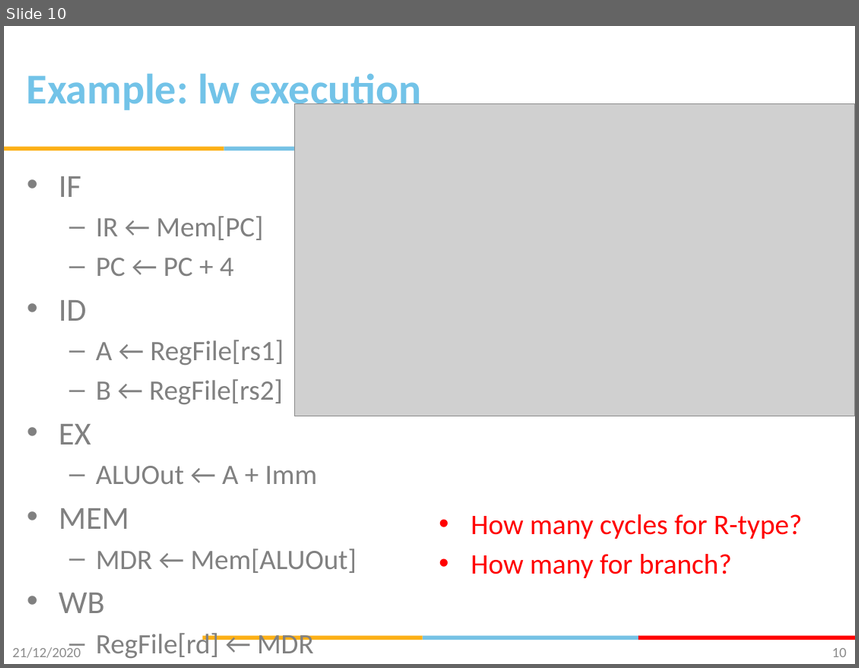
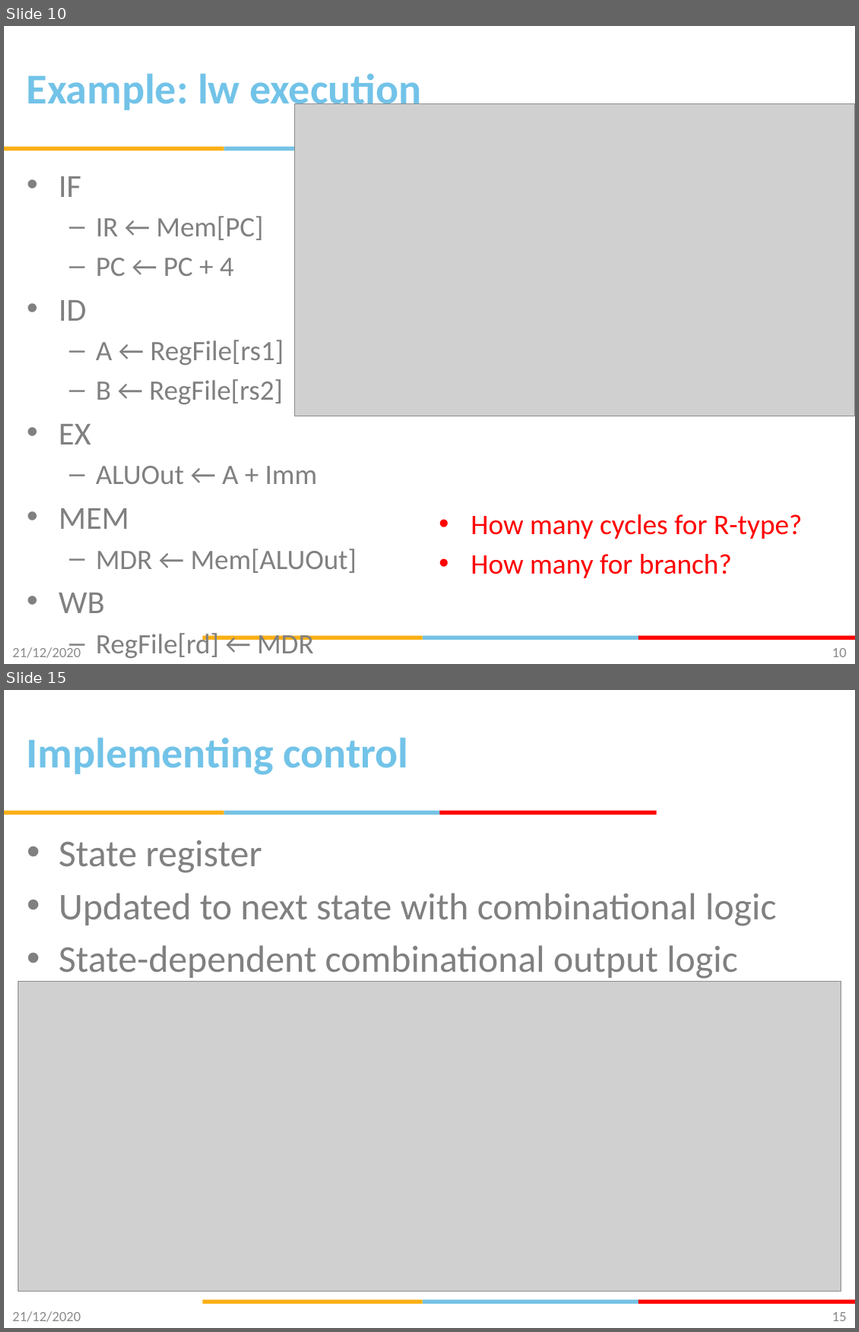
Before and after one commit to gsaurabhr-teaching/cs-f342-material, a slide deck: Lec-12-13-multi-cycle-cpu.pptx. Shown one above the other, each under a label of ours: slide 10 before the commit, slides 10 and 15 after it; the slides between them are not shown. The pictures are 859x668 and 859x1332 pixels, drawn with LibreOffice and Linux fonts; fonts in the diff are those of the drawing; grey boxes stand for pictures; background and template pictures are left out. Boxes give left, top, right and bottom in pixels: in the first picture for what was removed or moved away, otherwise in the second. Text is boxed around its words. In the diff, an @@ line names an element or a change of style, - is before the commit and + after.

```diff
--- a/Lec-12-13-multi-cycle-cpu.pptx
+++ b/Lec-12-13-multi-cycle-cpu.pptx
@@ slide 15 added at (4, 690, 855, 1328), background #FFFFFF; not listed: 5 template elements that a slide beside it also shows @@
@@ title added at (27, 737, 408, 775), 36 pt, text #72C3E8, bold @@
+Implementing control
@@ rectangle added at (439, 811, 657, 815), fill #FF0000 @@
@@ text added at (59, 840, 776, 982), 32 pt, text #808080 @@
+• State register
+• Updated to next state with combinational logic
+• State-dependent combinational output logic
@@ picture added at (18, 981, 842, 1016) @@
@@ picture added at (18, 981, 94, 1291) @@
@@ picture added at (18, 981, 842, 1035) @@
@@ picture added at (18, 981, 842, 1291) @@
@@ text added at (12, 1312, 81, 1322), 12 pt, text #8C8C8C @@
+21/12/2020
@@ page number added at (832, 1312, 847, 1322), 12 pt, text #898989 @@
+15
```
Also in this commit, not shown: 2 slides changed, 5 other slides added.
